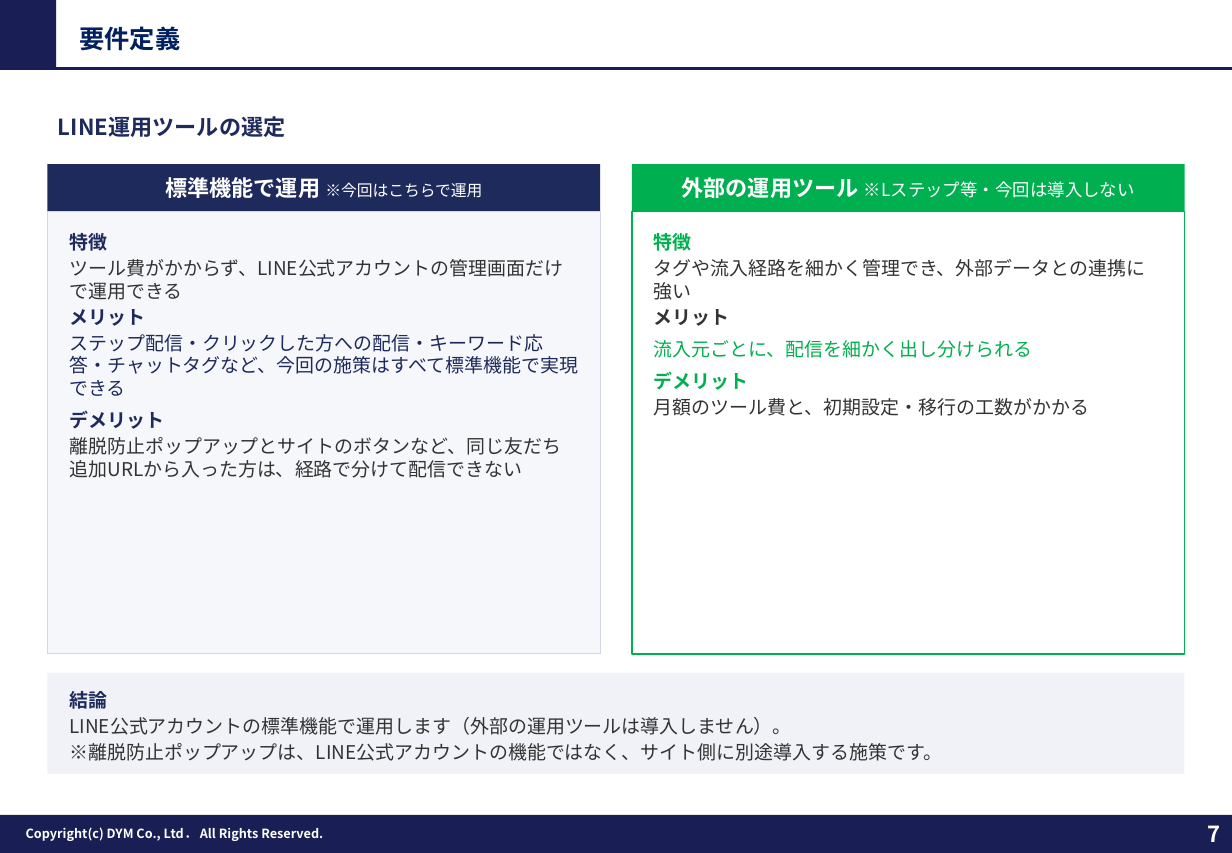
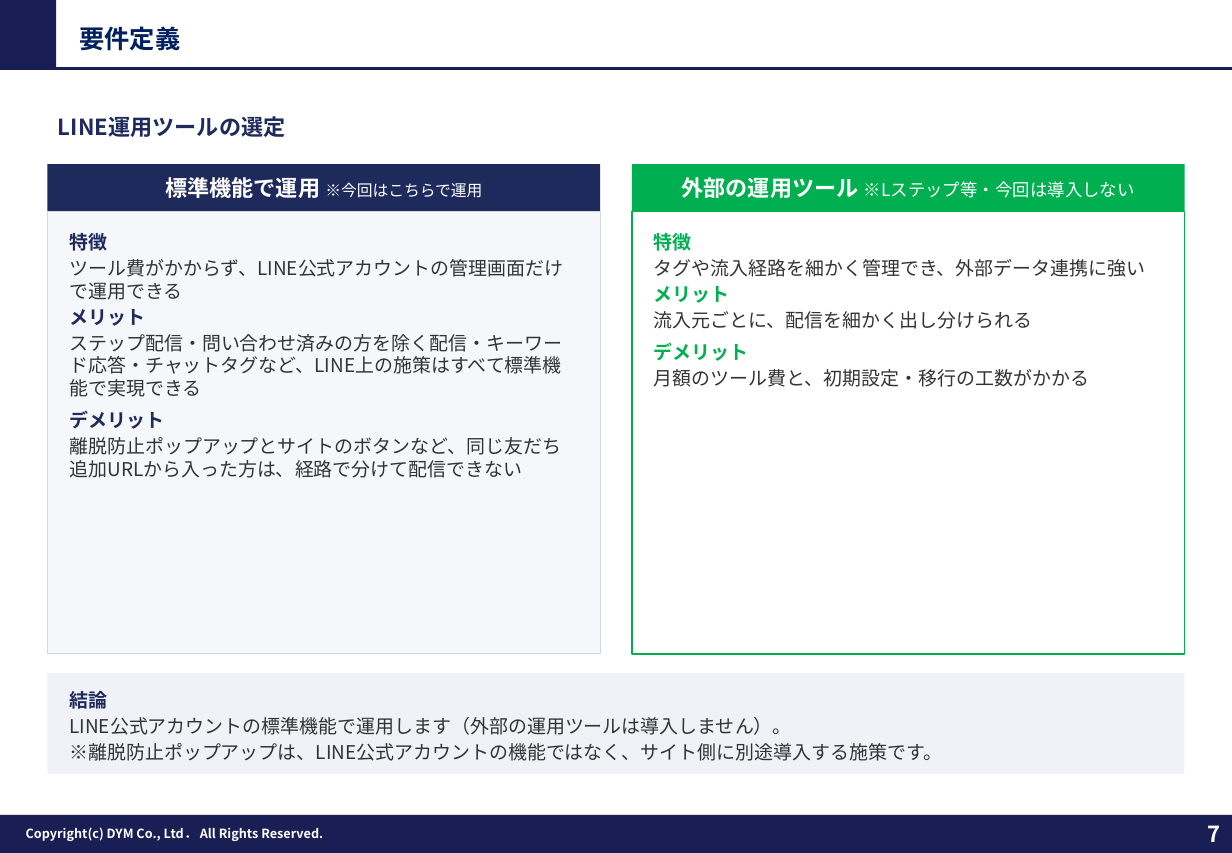
Before and after one commit to tonomura-r-dev/folder, a slide deck: slide 7 of 202609_株式会社あらうち御中_LINE公式アカウント運用のご提案_S1-17修正.pptx. Drawn at 1232x853 pixels with LibreOffice and Linux fonts; fonts in the diff are those of the drawing; background and template pictures are left out. Boxes give left, top, right and bottom in pixels: in the first picture for what was removed or moved away, otherwise in the second. Text is boxed around its words. In the diff, an @@ line names an element or a change of style, - is before the commit and + after.

```diff
--- a/202609_株式会社あらうち御中_LINE公式アカウント運用のご提案_S1-17修正.pptx
+++ b/202609_株式会社あらうち御中_LINE公式アカウント運用のご提案_S1-17修正.pptx
@@ text in rectangle at box(654, 259, 1145, 277): text changed @@
-タグや流入経路を細かく管理でき、外部データとの連携に強い
+タグや流入経路を細かく管理でき、外部データ連携に強い
@@ text in rectangle at box(654, 286, 1032, 329): text colour #333333 to #00B050 in "メリット"; text colour #00B050 to #333333 in "流入元ごとに、配信を細かく出し分けられる"; less space between paragraphs @@
@@ text in rectangle at box(69, 334, 562, 374): text changed; text colour #1F2A5C to #333333 @@
-ステップ配信・クリックした方への配信・キーワード応答・チャットタグなど、今回の施策はすべて標準機能で実現できる
+ステップ配信・問い合わせ済みの方を除く配信・キーワード応答・チャットタグなど、LINE上の施策はすべて標準機能で実現できる
```
Also in this commit, not shown: 13 other slides changed, 2 other files.
